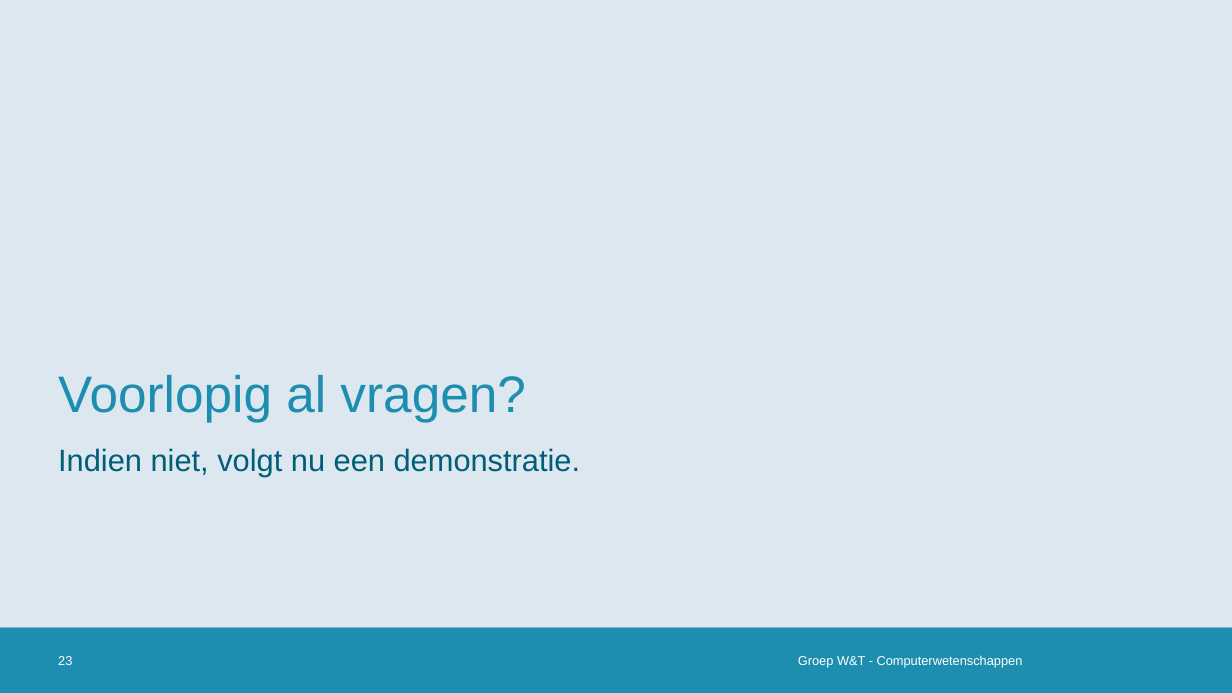
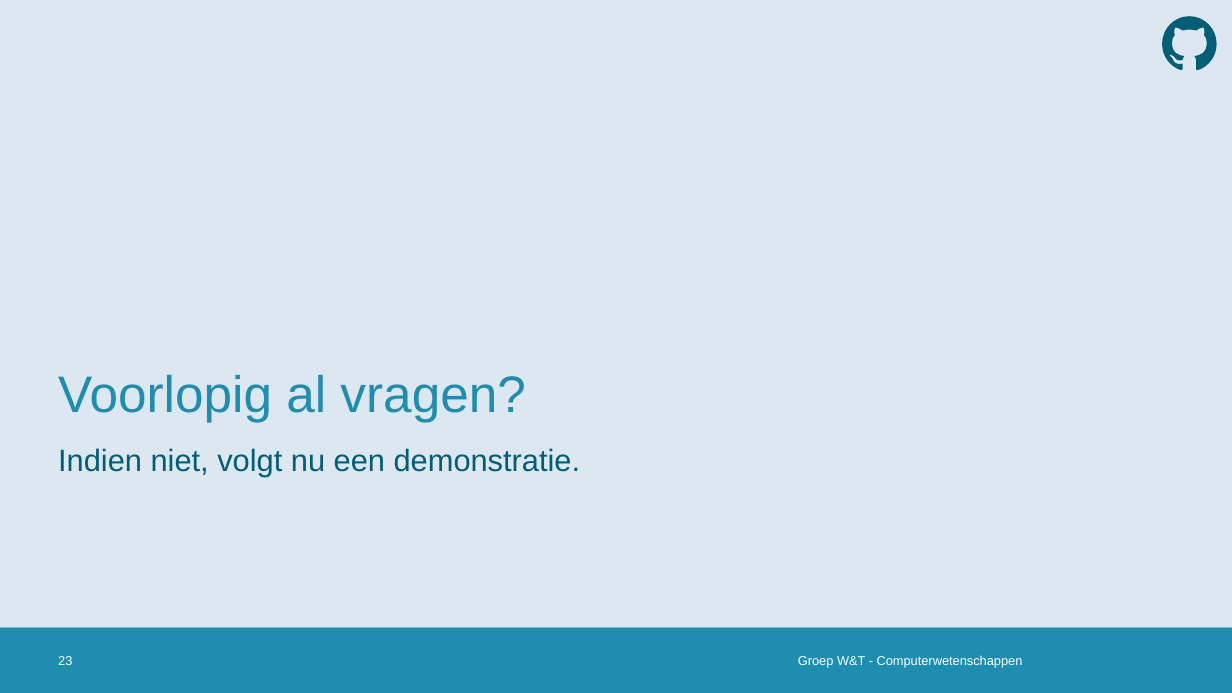
Before and after one commit to vanschependom/KULAK_IW-shed-of-graphs, a slide deck: slide 23 of defense.pptx. Drawn at 1232x693 pixels with LibreOffice and Linux fonts; fonts in the diff are those of the drawing; background and template pictures are left out. Boxes give left, top, right and bottom in pixels: in the first picture for what was removed or moved away, otherwise in the second. Text is boxed around its words. In the diff, an @@ line names an element or a change of style, - is before the commit and + after.

```diff
--- a/defense.pptx
+++ b/defense.pptx
@@ freeform shape added at [1163, 17, 1217, 70], fill #005E77 @@
```
Also in this commit, not shown: 1 other slide changed.
